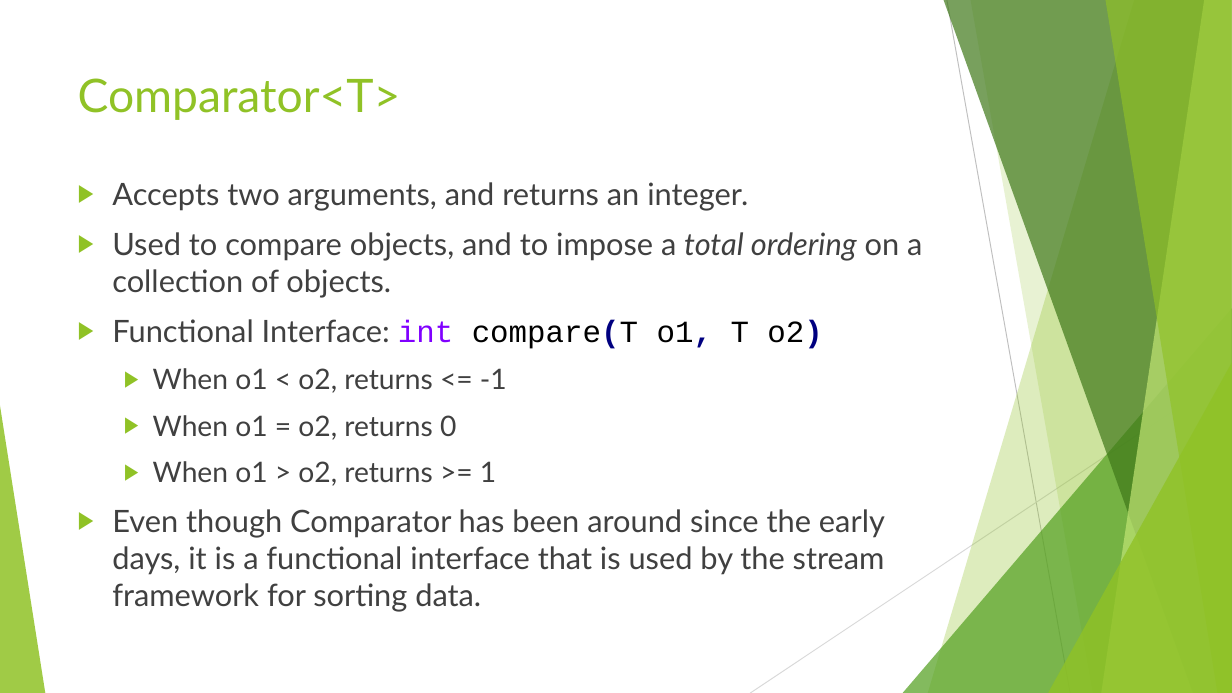
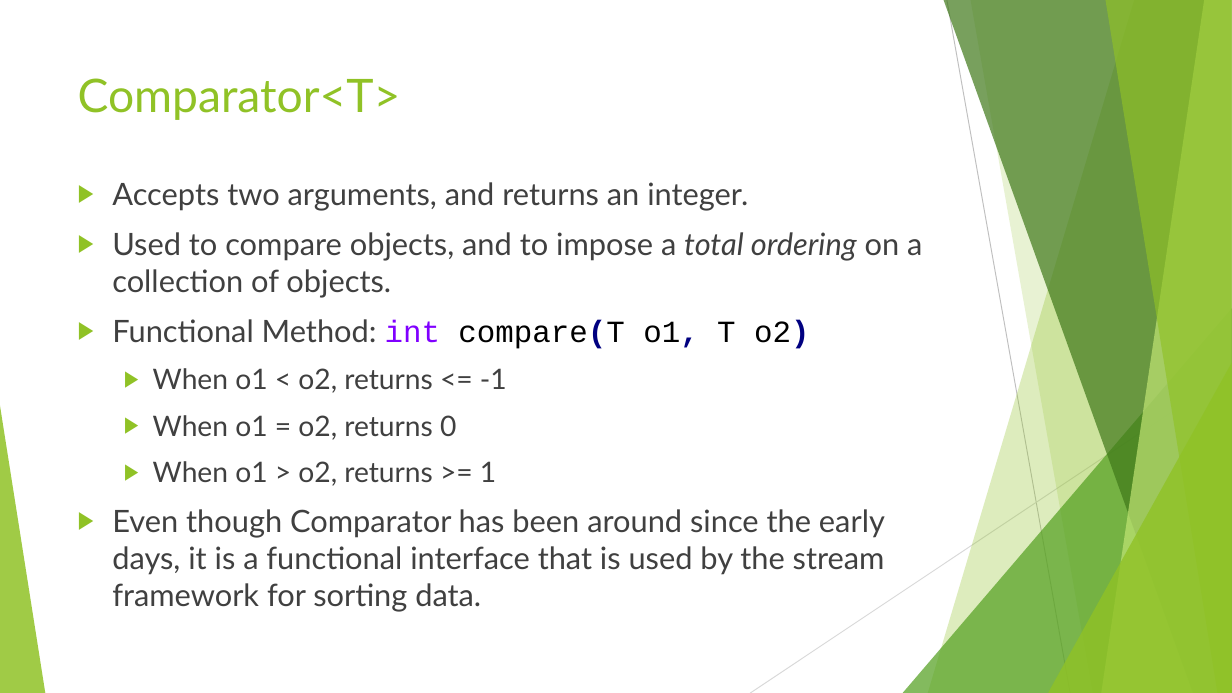
Before and after one commit to RichardRoda/2017-CodePaLOUsa-Lambda, a slide deck: slide 16 of Learning to Love the Lambda in the Stream.pptx. Drawn at 1232x693 pixels with LibreOffice and Linux fonts; fonts in the diff are those of the drawing. Boxes give left, top, right and bottom in pixels: in the first picture for what was removed or moved away, otherwise in the second. Text is boxed around its words. In the diff, an @@ line names an element or a change of style, - is before the commit and + after.

```diff
--- a/Learning to Love the Lambda in the Stream.pptx
+++ b/Learning to Love the Lambda in the Stream.pptx
@@ text at (112,319,809,349): text changed; font Lato to Courier New @@
-▶ Functional Interface: int compare(T o1, T o2)
+▶ Functional Method: int compare(T o1, T o2)
```
Also in this commit, not shown: 5 other slides changed, 1 other file.
